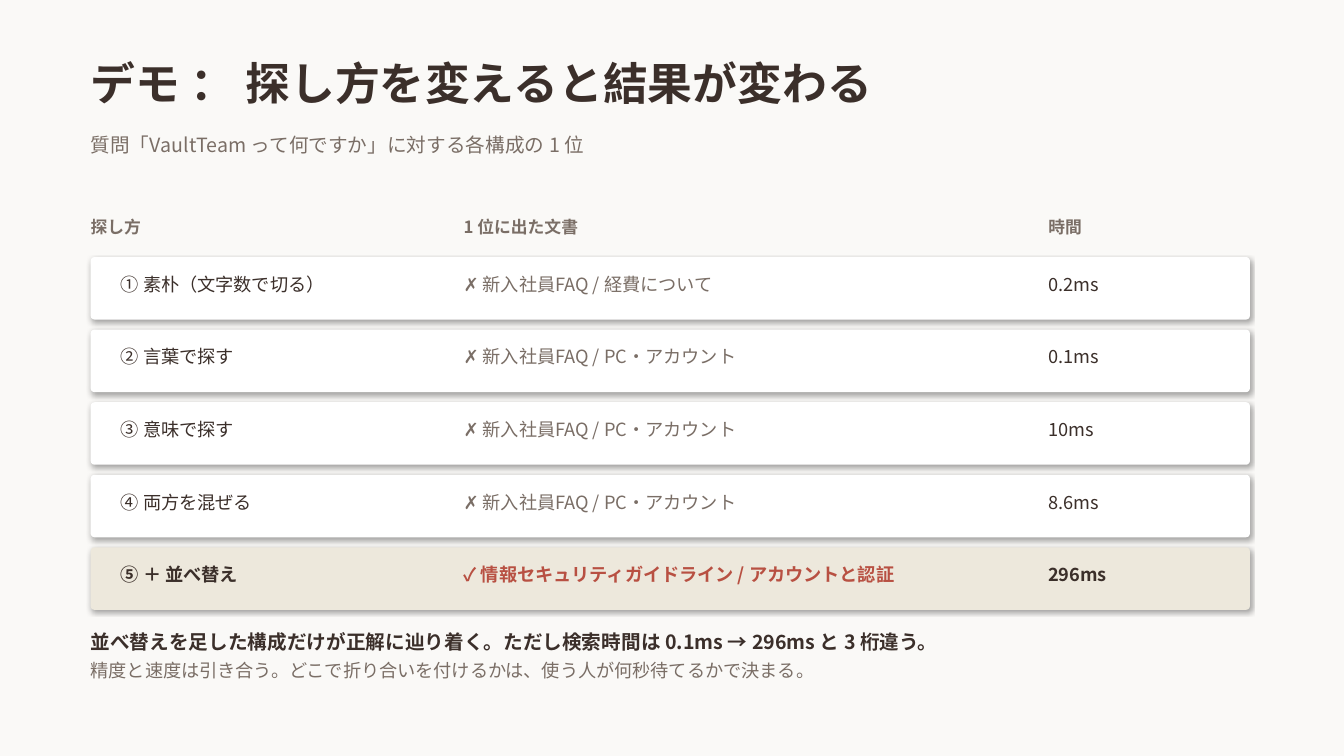
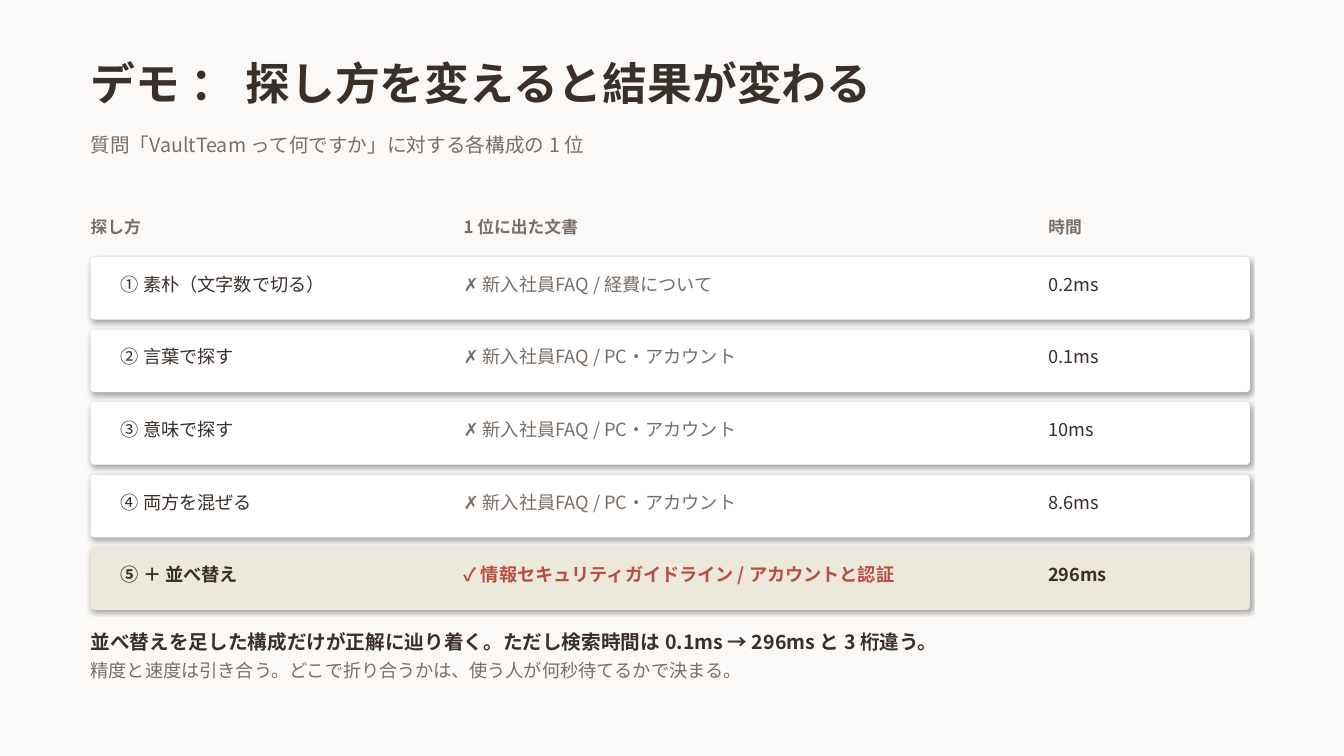
Before and after one commit to 20061111adg-debug/rag-workshop, a slide deck: slide 5 of docs/RAGとは.pptx (slide 12 before the commit). Drawn at 1344x756 pixels with LibreOffice and Linux fonts; fonts in the diff are those of the drawing. Boxes give left, top, right and bottom in pixels: in the first picture for what was removed or moved away, otherwise in the second. Text is boxed around its words. In the diff, an @@ line names an element or a change of style, - is before the commit and + after.

```diff
--- a/docs/RAGとは.pptx
+++ b/docs/RAGとは.pptx
@@ text at box(91, 661, 742, 679): text changed @@
-精度と速度は引き合う。どこで折り合いを付けるかは、使う人が何秒待てるかで決まる。
+精度と速度は引き合う。どこで折り合うかは、使う人が何秒待てるかで決まる。
```
Also in this commit, not shown: 7 other slides changed, 1 slide added, 7 slides removed, 1 other file.
